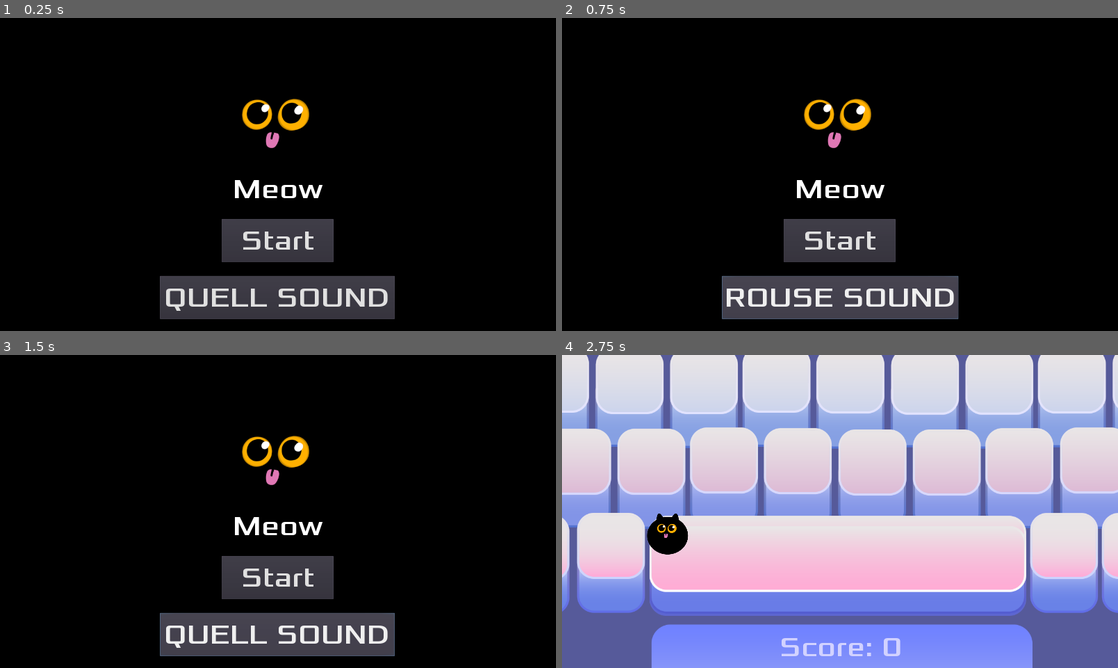
Above: before the commit, frames 1-4 (two rows, left to right).
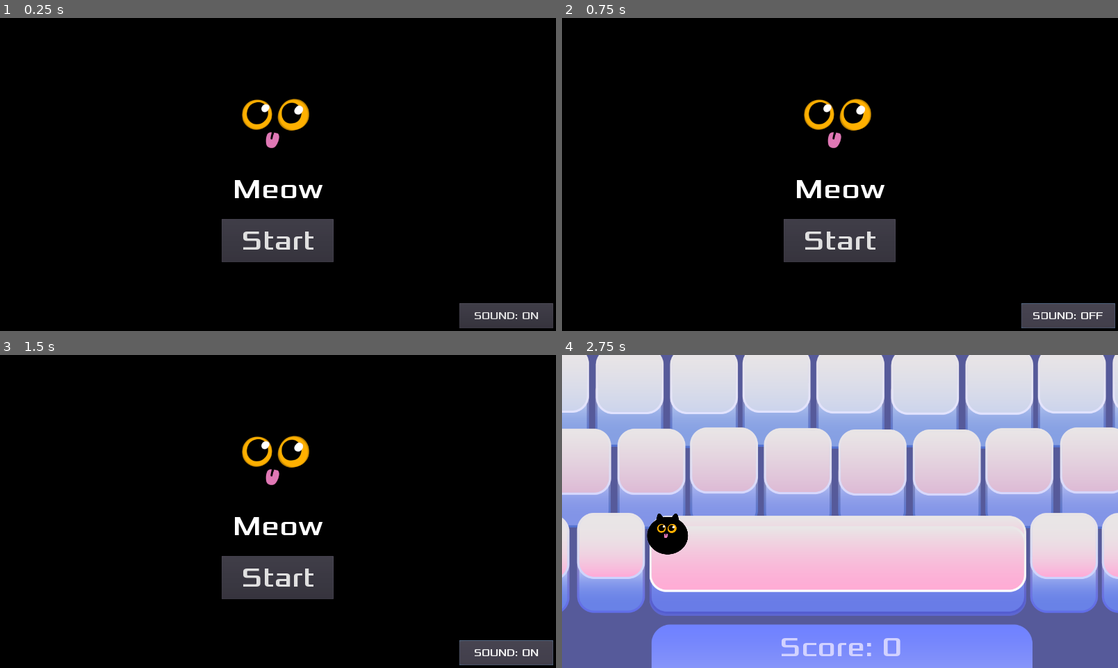
Above: after the commit, the same moments.

Repository: gameraccoon/ludum-dare-54-v2
Game: Godot game, scene res://Main.tscn
Same seed, same stepped clock (60 frames per second), same inputs: the game is played once before the commit and once after it.
Inputs:
- Up to frame 1 (0.25 s): no input
- Up to frame 2 (0.75 s): click "QUELL SOUND" (after the commit: "SOUND: ON") at 0.5 s
- Up to frame 3 (1.5 s): click "ROUSE SOUND" (after the commit: "SOUND: OFF") at 1.25 s
- Up to frame 4 (2.75 s): click "Start" at 2 s

The runs differ from the first frame. In frame 1, 7.2% of the frame differs, in the area x 28-100%, y 82-100%; in frame 2, 7.2%; in frame 3, 7.2%; in frame 4, nothing differs.

Commit message:
Adjust sound button

Diff:
--- a/HUD.gd
+++ b/HUD.gd
@@ -45,8 +45,8 @@
 func _on_Sound_pressed():
 	var master_sound = AudioServer.get_bus_index("Master")
 	if not AudioServer.is_bus_mute(master_sound):
-		$Sound.text = "ROUSE SOUND"
+		$Sound.text = "SOUND: OFF"
 		AudioServer.set_bus_mute(master_sound, true)
 	else:
-		$Sound.text = "QUELL SOUND"
+		$Sound.text = "SOUND: ON"
 		AudioServer.set_bus_mute(master_sound, false)
--- a/HUD.tscn
+++ b/HUD.tscn
@@ -16,6 +16,10 @@
 
 [sub_resource type="ShortCut" id=4]
 shortcut = SubResource( 3 )
+
+[sub_resource type="DynamicFont" id=5]
+size = 24
+font_data = ExtResource( 2 )
 
 [node name="HUD" type="CanvasLayer"]
 script = ExtResource( 1 )
@@ -64,13 +68,13 @@
 anchor_top = 1.0
 anchor_right = 0.5
 anchor_bottom = 1.0
-margin_left = -272.0
-margin_top = -127.0
-margin_right = 269.0
-margin_bottom = -27.0
-custom_fonts/font = SubResource( 2 )
+margin_left = 417.0
+margin_top = -64.0
+margin_right = 634.0
+margin_bottom = -6.0
+custom_fonts/font = SubResource( 5 )
 shortcut = SubResource( 4 )
-text = "QUELL SOUND"
+text = "SOUND: ON"
 icon_align = 1
 
 [connection signal="pressed" from="StartButton" to="." method="_on_StartButton_pressed"]
Not shown: 1 places in HUD.tscn that only renumber resources
